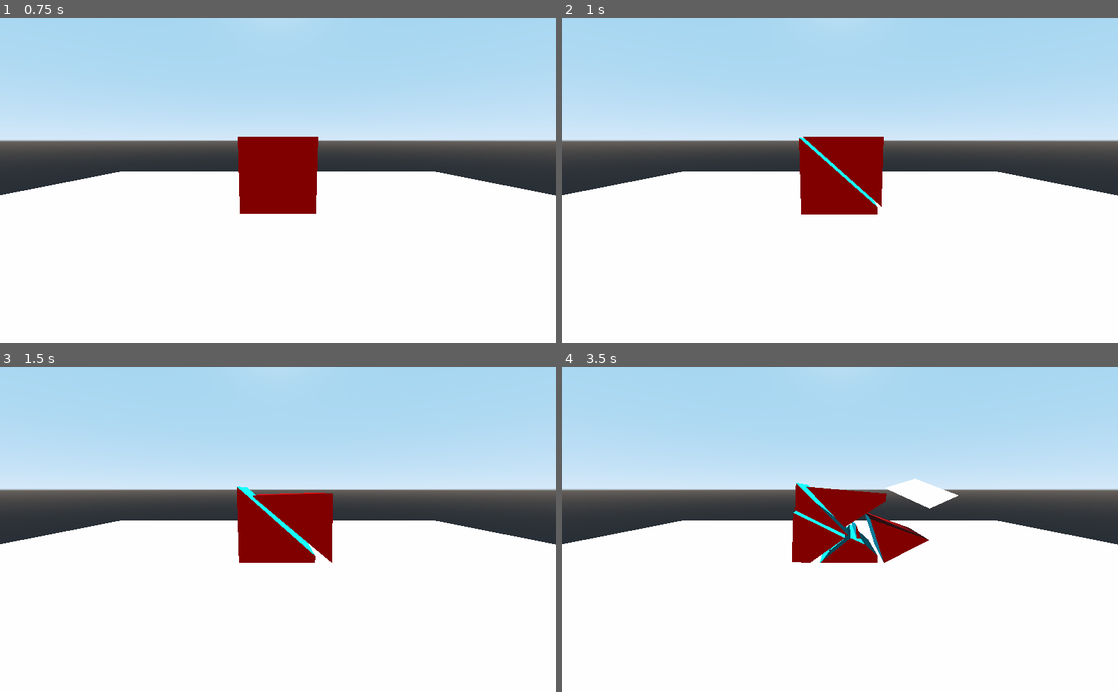
Above: before the commit, frames 1-4 (two rows, left to right).
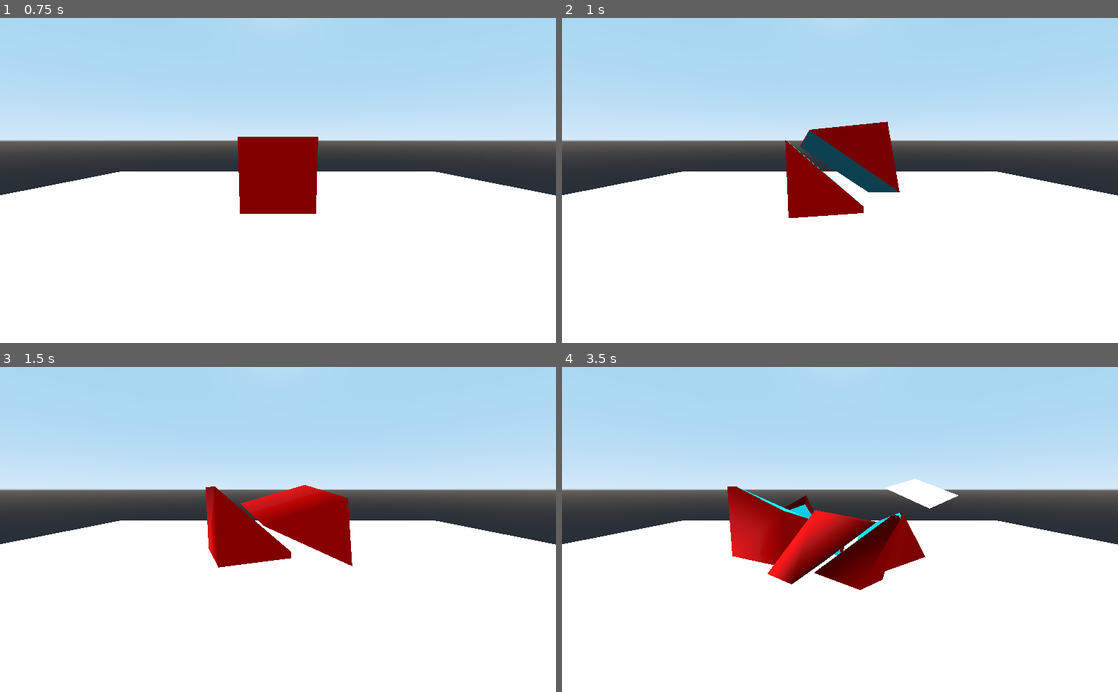
Above: after the commit, the same moments.

Repository: SYBIOTE/Godot-Mesh-slicer
Game: Godot game, scene res://demo/demo.tscn
Same seed, same stepped clock (60 frames per second), same inputs: the game is played once before the commit and once after it. The project has no main scene, so this scene is started directly.
Inputs:
- Up to frame 1 (0.75 s): no input
- Up to frame 2 (1 s): no input
- Up to frame 3 (1.5 s): no input
- Up to frame 4 (3.5 s): no input

Frame 1 is identical in both runs. In frame 2, 2.9% of the frame differs, in the area x 40-61%, y 31-62%; in frame 3, 3.5%; in frame 4, 7.0%, in the area x 29-66%, y 35-69%.

Commit message:
added option to apply normal force on cut

Diff:
--- a/demo/demo.tscn
+++ b/demo/demo.tscn
@@ -3,38 +3,37 @@
 [ext_resource path="res://slicer/sliceable_geo.gd" type="Script" id=1]
 [ext_resource path="res://demo/slicer.gd" type="Script" id=2]
 
-[sub_resource type="SpatialMaterial" id=10]
+[sub_resource type="SpatialMaterial" id=1]
 params_cull_mode = 2
 albedo_color = Color( 0, 0.909804, 1, 1 )
 
-[sub_resource type="SpatialMaterial" id=13]
+[sub_resource type="SpatialMaterial" id=2]
 flags_vertex_lighting = true
 vertex_color_use_as_albedo = true
 vertex_color_is_srgb = true
 params_cull_mode = 2
 albedo_color = Color( 1, 0, 0, 1 )
 
-[sub_resource type="CubeMesh" id=12]
-material = SubResource( 13 )
+[sub_resource type="CubeMesh" id=3]
+material = SubResource( 2 )
 
-[sub_resource type="ConvexPolygonShape" id=3]
+[sub_resource type="ConvexPolygonShape" id=4]
 points = PoolVector3Array( -1, 1, 1, 1, 1, -1, 1, 1, 1, -1, 1, -1, -1, -1, 1, 1, -1, -1, 1, -1, 1, -1, -1, -1, 1, 1, 1, -1, 1, -1, 1, 1, -1, -1, 1, 1, 1, -1, 1, -1, -1, -1, 1, -1, -1, -1, -1, 1, 1, 1, 1, -1, -1, 1, -1, 1, 1, 1, -1, 1, 1, 1, -1, -1, -1, -1, -1, 1, -1, 1, -1, -1 )
 
-[sub_resource type="SpatialMaterial" id=4]
+[sub_resource type="SpatialMaterial" id=5]
 emission_enabled = true
 emission = Color( 0, 1, 0.858824, 1 )
 emission_energy = 1.0
 emission_operator = 0
 emission_on_uv2 = false
 
-[sub_resource type="PlaneMesh" id=5]
-material = SubResource( 4 )
+[sub_resource type="PlaneMesh" id=6]
+material = SubResource( 5 )
 
-[sub_resource type="ConvexPolygonShape" id=6]
+[sub_resource type="ConvexPolygonShape" id=7]
 points = PoolVector3Array( 1, 0, 1, -1, 0, 1, 1, 0, -1, -1, 0, -1 )
 
-[sub_resource type="Animation" id=7]
-resource_name = "cut"
+[sub_resource type="Animation" id=8]
 length = 4.0
 tracks/0/type = "value"
 tracks/0/path = NodePath("Area:translation")
@@ -94,21 +93,23 @@
 _cut_body_collision_layer = 1
 _cut_body_collision_mask = 1
 _cut_body_gravity_scale = 1.0
-_cross_section_material = SubResource( 10 )
+_cross_section_material = SubResource( 1 )
+_apply_force_on_cut = true
+_normal_force_on_cut = 5.0
 
 [node name="MeshInstance" type="MeshInstance" parent="sliceable"]
-mesh = SubResource( 12 )
+mesh = SubResource( 3 )
 material/0 = null
 
 [node name="CollisionShape" type="CollisionShape" parent="sliceable"]
-shape = SubResource( 3 )
+shape = SubResource( 4 )
 
 [node name="Area" type="Area" parent="."]
 transform = Transform( 0.999999, 0, 0, 0, 0.999999, 0, 0, 0, 0.999999, 0, 1.126, 5 )
 script = ExtResource( 2 )
 
 [node name="mesh" type="MeshInstance" parent="Area"]
-mesh = SubResource( 5 )
+mesh = SubResource( 6 )
 material/0 = null
 
 [node name="A" type="Position3D" parent="Area/mesh"]
@@ -122,21 +123,21 @@
 
 [node name="CollisionShape" type="CollisionShape" parent="Area"]
 transform = Transform( 1, 0, 0, 0, 1, 0, 0, 0, 1, -0.361122, -0.300545, 0 )
-shape = SubResource( 6 )
+shape = SubResource( 7 )
 
 [node name="AnimationPlayer" type="AnimationPlayer" parent="."]
 autoplay = "cut"
-anims/cut = SubResource( 7 )
-anims/top_cut = SubResource( 11 )
+anims/cut = SubResource( 8 )
+anims/top_cut = SubResource( 9 )
 
 [node name="StaticBody" type="StaticBody" parent="."]
 transform = Transform( 1, 0, 0, 0, 1, 0, 0, 0, 1, -0.0217474, 0, 0.00477123 )
 
 [node name="CollisionShape" type="CollisionShape" parent="StaticBody"]
-shape = SubResource( 8 )
+shape = SubResource( 10 )
 
 [node name="MeshInstance" type="MeshInstance" parent="StaticBody"]
-mesh = SubResource( 9 )
+mesh = SubResource( 11 )
 material/0 = null
 
 [node name="DirectionalLight" type="DirectionalLight" parent="."]
--- a/slicer/sliceable_geo.gd
+++ b/slicer/sliceable_geo.gd
@@ -5,6 +5,8 @@
 export (int,LAYERS_3D_PHYSICS) var _cut_body_collision_mask
 export var _cut_body_gravity_scale:float
 export (Material)var _cross_section_material =  null
+export var _apply_force_on_cut:bool = false
+export var _normal_force_on_cut:float  = 1
 var _current_child_number = 0
 var _mesh:MeshInstance = null
 var _collider:CollisionShape = null
@@ -44,10 +46,9 @@
 #		print(_mesh.mesh.get_surface_count())
 		var material_count
 		if _cross_section_material != null:
-			 material_count= _mesh.mesh.get_surface_count() +1
+			 material_count= _mesh.mesh.get_surface_count()+1
 		else:
 			 material_count= _mesh.mesh.get_surface_count()
-		print(material_count)
 		for i in range(material_count):
 			var mat
 			if i == material_count -1 and _cross_section_material != null:
@@ -67,8 +68,10 @@
 	rigid_body_half._current_child_number = _current_child_number+1
 	rigid_body_half.delete_at_children =  delete_at_children
 	rigid_body_half._cross_section_material = _cross_section_material
+	rigid_body_half._normal_force_on_cut = _normal_force_on_cut
 	get_parent().add_child(rigid_body_half)
-#	rigid_body_half.apply_central_impulse(_sign*cutplane.normal*5)
+	if _apply_force_on_cut:
+		rigid_body_half.apply_central_impulse(_sign*cutplane.normal*_normal_force_on_cut)
 func cut_object(cutplane:Plane):
 	#  there are a lot of parameters for the constructor
 	#  cutplane = plane to cut mesh with , in global space
Not shown: 2 places in demo/demo.tscn that only renumber resources
